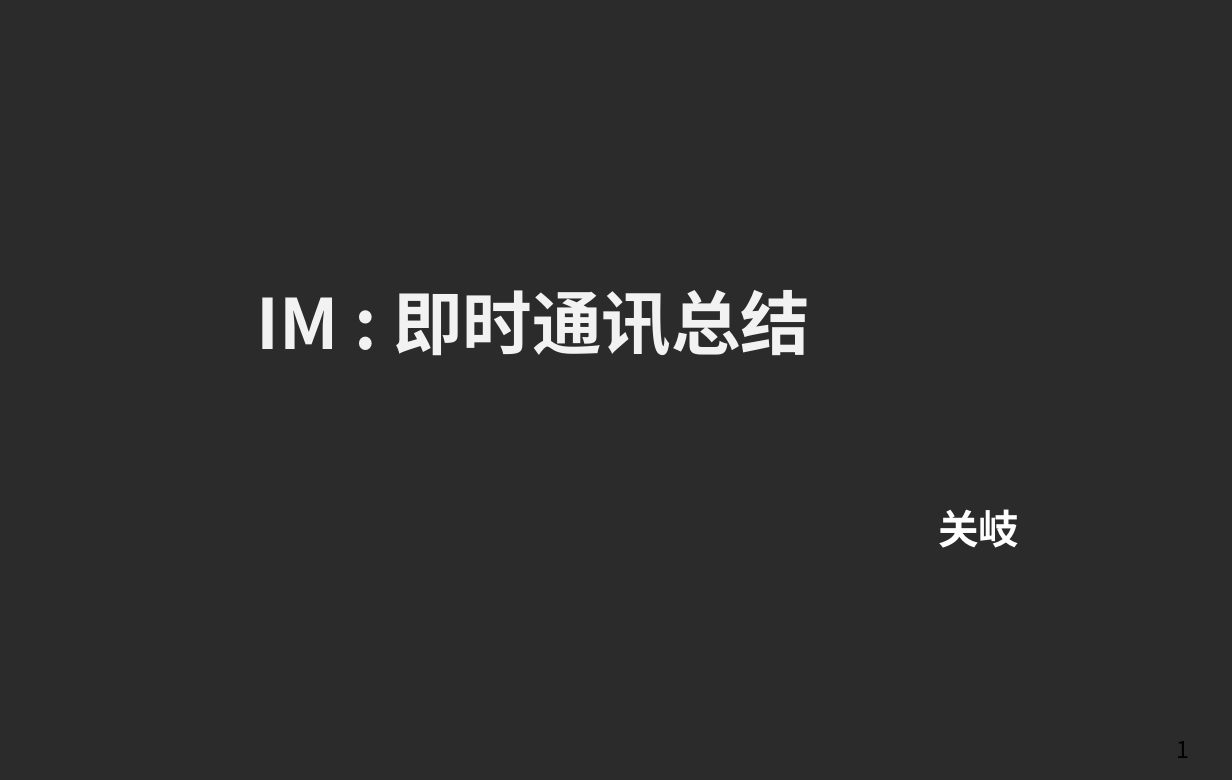
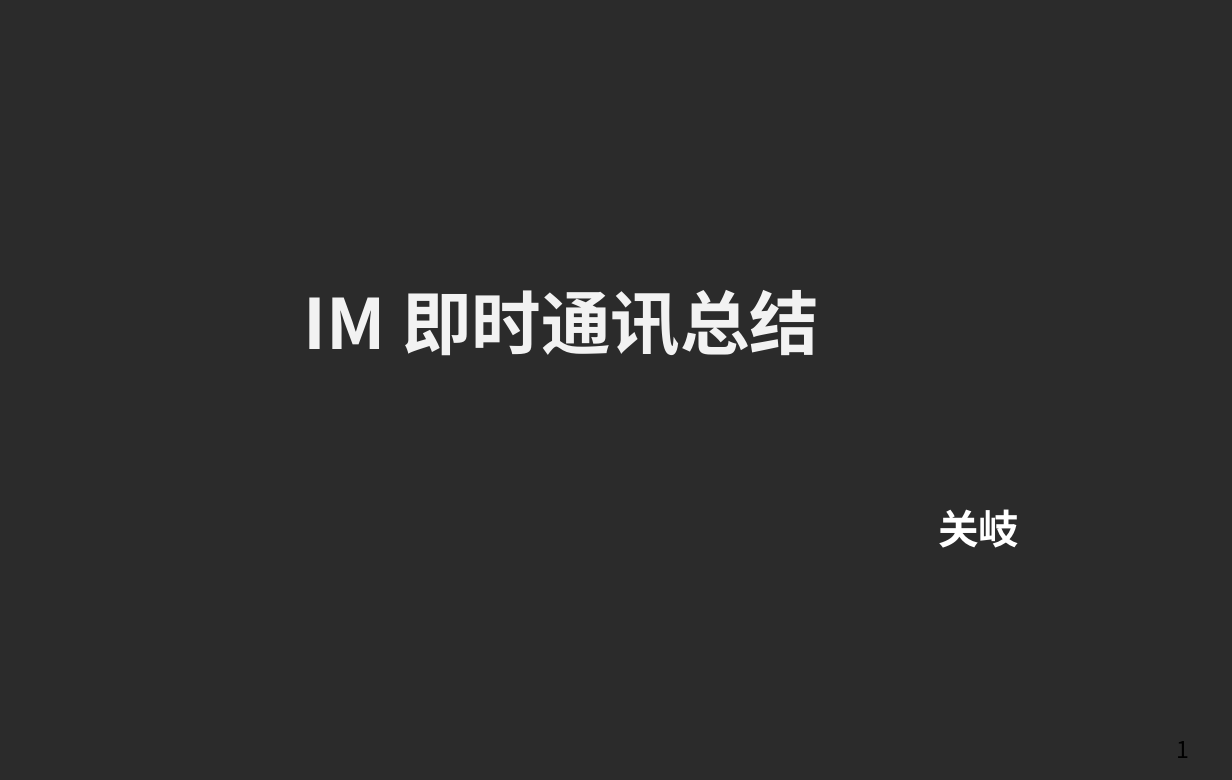
Before and after one commit to Easyhood/IM, a slide deck: slide 1 of 说明文档/IM即时通信总结.pptx. Drawn at 1232x780 pixels with LibreOffice and Linux fonts; fonts in the diff are those of the drawing; background and template pictures are left out; a plain dark background stands for a picture behind light text. Boxes give left, top, right and bottom in pixels: in the first picture for what was removed or moved away, otherwise in the second. Text is boxed around its words. In the diff, an @@ line names an element or a change of style, - is before the commit and + after.

```diff
--- a/说明文档/IM即时通信总结.pptx
+++ b/说明文档/IM即时通信总结.pptx
@@ text at box(304, 290, 819, 356): text changed @@
-IM : 即时通讯总结
+IM 即时通讯总结
```
Also in this commit, not shown: 14 slides added, 1 slide removed.
